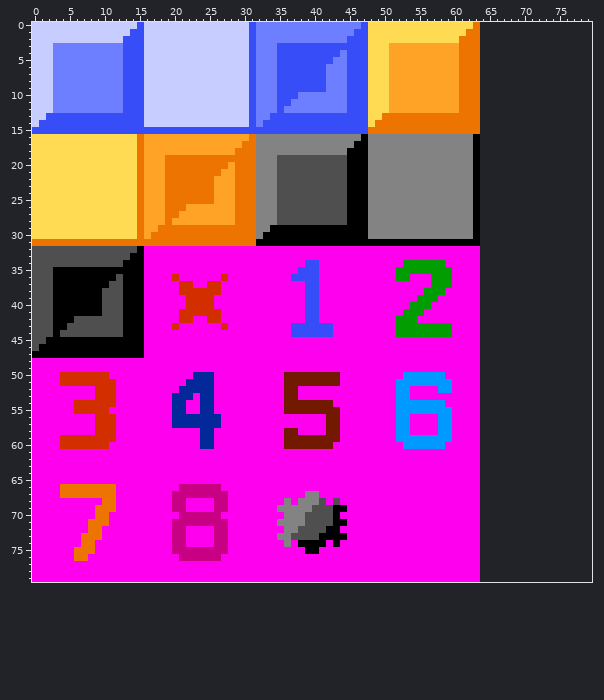
Sprite sheet -- minesweeper/src/gfx/tiles16.png. The picture above was drawn from the file before the commit.
The file is 64x80 pixels. The old version is drawn lined up with the new one, on the new canvas.
After:
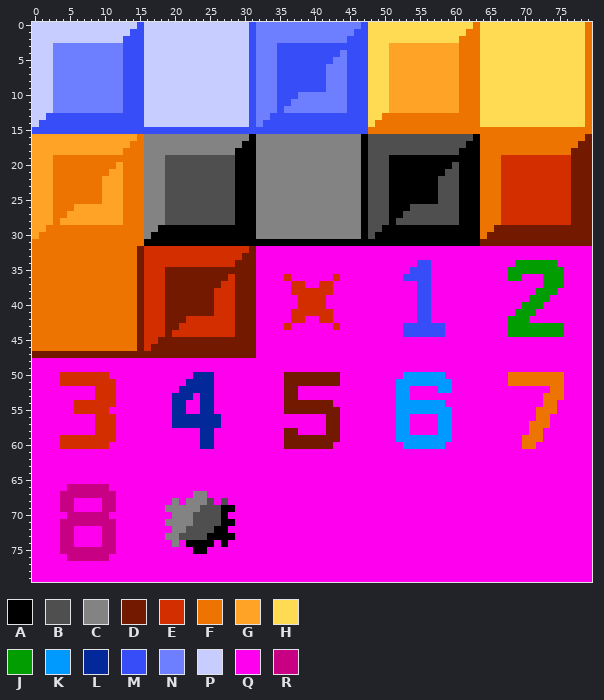
Palette (. is transparent): A #000000  B #4f4f4f  C #838383  D #721900  E #d22e00  F #ee7402  G #ffa327  H #ffdb54  J #029d00  K #009aff  L #02289a  M #374df7  N #6d7eff  P #c7cdff  Q #ff00ef  R #c70084
Difference:
canvas 64x80 -> 80x80
Changed rows in their new state; - is an unchanged pixel.
first column x 0:
 0 ----------------------------------------------------------------HHHHHHHHHHHHHHHF
 1 ----------------------------------------------------------------HHHHHHHHHHHHHHHF
 2 ----------------------------------------------------------------HHHHHHHHHHHHHHHF
 3 ----------------------------------------------------------------HHHHHHHHHHHHHHHF
 4 ----------------------------------------------------------------HHHHHHHHHHHHHHHF
 5 ----------------------------------------------------------------HHHHHHHHHHHHHHHF
 6 ----------------------------------------------------------------HHHHHHHHHHHHHHHF
 7 ----------------------------------------------------------------HHHHHHHHHHHHHHHF
 8 ----------------------------------------------------------------HHHHHHHHHHHHHHHF
 9 ----------------------------------------------------------------HHHHHHHHHHHHHHHF
10 ----------------------------------------------------------------HHHHHHHHHHHHHHHF
11 ----------------------------------------------------------------HHHHHHHHHHHHHHHF
12 ----------------------------------------------------------------HHHHHHHHHHHHHHHF
13 ----------------------------------------------------------------HHHHHHHHHHHHHHHF
14 ----------------------------------------------------------------HHHHHHHHHHHHHHHF
15 ----------------------------------------------------------------FFFFFFFFFFFFFFFF
16 GGGGGGGGGGGGGGG-CCCCCCCCCCCCCCCA----------------BBBBBBBBBBBBBBB-FFFFFFFFFFFFFFFD
17 GGGGGGGGGGGGGGF-CCCCCCCCCCCCCCAA--------------C-BBBBBBBBBBBBBBA-FFFFFFFFFFFFFFDD
18 GGGGGGGGGGGGGFF-CCCCCCCCCCCCCAAA-------------CC-BBBBBBBBBBBBBAA-FFFFFFFFFFFFFDDD
19 GGGFFFFFFFFFFFF-CCCBBBBBBBBBBAAA---CCCCCCCCCCCC-BBBAAAAAAAAAAAA-FFFEEEEEEEEEEDDD
20 GGGFFFFFFFFFGFF-CCCBBBBBBBBBBAAA---CCCCCCCCCCCC-BBBAAAAAAAAABAA-FFFEEEEEEEEEEDDD
21 GGGFFFFFFFFGGFF-CCCBBBBBBBBBBAAA---CCCCCCCCCCCC-BBBAAAAAAAABBAA-FFFEEEEEEEEEEDDD
22 GGGFFFFFFFGGGFF-CCCBBBBBBBBBBAAA---CCCCCCCCCCCC-BBBAAAAAAABBBAA-FFFEEEEEEEEEEDDD
23 GGGFFFFFFFGGGFF-CCCBBBBBBBBBBAAA---CCCCCCCCCCCC-BBBAAAAAAABBBAA-FFFEEEEEEEEEEDDD
24 GGGFFFFFFFGGGFF-CCCBBBBBBBBBBAAA---CCCCCCCCCCCC-BBBAAAAAAABBBAA-FFFEEEEEEEEEEDDD
25 GGGFFFFFFFGGGFF-CCCBBBBBBBBBBAAA---CCCCCCCCCCCC-BBBAAAAAAABBBAA-FFFEEEEEEEEEEDDD
26 GGGFFFGGGGGGGFF-CCCBBBBBBBBBBAAA---CCCCCCCCCCCC-BBBAAABBBBBBBAA-FFFEEEEEEEEEEDDD
27 GGGFFGGGGGGGGFF-CCCBBBBBBBBBBAAA---CCCCCCCCCCCC-BBBAABBBBBBBBAA-FFFEEEEEEEEEEDDD
28 GGGFGGGGGGGGGFF-CCCBBBBBBBBBBAAA---CCCCCCCCCCCC-BBBABBBBBBBBBAA-FFFEEEEEEEEEEDDD
29 GGFFFFFFFFFFFFF-CCAAAAAAAAAAAAAA--CCCCCCCCCCCCC-BBAAAAAAAAAAAAA-FFDDDDDDDDDDDDDD
30 GFFFFFFFFFFFFFF-CAAAAAAAAAAAAAAA-CCCCCCCCCCCCCC-BAAAAAAAAAAAAAA-FDDDDDDDDDDDDDDD
31 ----------------AAAAAAAAAAAAAAAA--------------------------------DDDDDDDDDDDDDDDD
32 FFFFFFFFFFFFFFFDEEEEEEEEEEEEEEED--------------------------------QQQQQQQQQQQQQQQQ
33 FFFFFFFFFFFFFFFDEEEEEEEEEEEEEEDD--------------------------------QQQQQQQQQQQQQQQQ
34 FFFFFFFFFFFFFFFDEEEEEEEEEEEEEDDD-------QQ------------QQMMQQ-----QQQQQJJJJJJQQQQQ
35 FFFFFFFFFFFFFFFDEEEDDDDDDDDDDDDD------QQQ-----------QQMMMQQQ----QQQQJJJJJJJJQQQQ
36 FFFFFFFFFFFFFFFDEEEDDDDDDDDDEDDD----EQQQQ--E--------QMMMMQQQ----QQQQJJQQQJJJQQQQ
37 FFFFFFFFFFFFFFFDEEEDDDDDDDDEEDDD-----EEQQEE------------MMQQQ----QQQQQQQQQJJJQQQQ
38 FFFFFFFFFFFFFFFDEEEDDDDDDD-EEDDD-----EEEEEE------------MMQQ-----QQQQQQQQJJJQQQQQ
39 FFFFFFFFFFFFFFFDEEEDDDDDDDEEEDDD------EEEE-------------MMQ------QQQQQQQJJJQQQQQQ
40 FFFFFFFFFFFFFFFDEEEDDDDDDDEEEDDD------EEEE------------QMM-------QQQQQQJJJQQQQQQQ
41 FFFFFFFFFFFFFFFDEEEDDDDDDD-EEDDD-----EEEEEE----------QQMM-------QQQQQJJJQQQQQQQQ
42 FFFFFFFFFFFFFFFDEEEDDD-EE--EEDDD-----EEQQEE---------QQQMM-------QQQQJJJQQQQQQQQQ
43 FFFFFFFFFFFFFFFDEEEDDEEEEEE-EDDD----EQQQQQQE--------QMMMMMMQ----QQQQJJJJJJJJQQQQ
44 FFFFFFFFFFFFFFFDEEEDEEEEEEEEEDDD-----QQQQQQ---------QMMMMMMQ----QQQQJJJJJJJJQQQQ
45 FFFFFFFFFFFFFFFDEEDDDDDDDDDDDDDD--------------------------------QQQQQQQQQQQQQQQQ
46 FFFFFFFFFFFFFFFDEDDDDDDDDDDDDDDD--------------------------------QQQQQQQQQQQQQQQQ
47 DDDDDDDDDDDDDDDDDDDDDDDDDDDDDDDD--------------------------------QQQQQQQQQQQQQQQQ
48 ----------------------------------------------------------------QQQQQQQQQQQQQQQQ
49 ----------------------------------------------------------------QQQQQQQQQQQQQQQQ
50 ----------------------------------------------------------------QQQQFFFFFFFFQQQQ
51 ----------------------------------------------------------------QQQQFFFFFFFFQQQQ
52 ----------------------------------------------------------------QQQQQQQQQQFFQQQQ
53 ----------------------------------------------------------------QQQQQQQQQFFFQQQQ
54 ----------------------------------------------------------------QQQQQQQQQFFQQQQQ
55 ----------------------------------------------------------------QQQQQQQQFFFQQQQQ
56 ----------------------------------------------------------------QQQQQQQQFFQQQQQQ
57 ----------------------------------------------------------------QQQQQQQFFFQQQQQQ
58 ----------------------------------------------------------------QQQQQQQFFQQQQQQQ
59 ----------------------------------------------------------------QQQQQQFFFQQQQQQQ
60 ----------------------------------------------------------------QQQQQQFFQQQQQQQQ
61 ----------------------------------------------------------------QQQQQQQQQQQQQQQQ
62 ----------------------------------------------------------------QQQQQQQQQQQQQQQQ
63 ----------------------------------------------------------------QQQQQQQQQQQQQQQQ
64 ----------------------------------------------------------------QQQQQQQQQQQQQQQQ
65 ----------------------------------------------------------------QQQQQQQQQQQQQQQQ
66 ----QRRRRRRQ---------QQQQQQ-------------------------------------QQQQQQQQQQQQQQQQ
67 ----RRRRRRRR--------QQQCCQQQ-----------QQ-----------------------QQQQQQQQQQQQQQQQ
68 ----RR----RR--------CQCCCBQB--------Q-QQQQ-Q--------------------QQQQQQQQQQQQQQQQ
69 ----RR---QRR-------CCCCCBBBAA------QQQQQQQQQQ-------------------QQQQQQQQQQQQQQQQ
70 -----RRRRRR---------CCCBBBBA--------QQQQQQQQ--------------------QQQQQQQQQQQQQQQQ
71 ----RRRRRRRR-------CCCCBBBBAA------QQQQQQQQQQ-------------------QQQQQQQQQQQQQQQQ
72 ----RR--QQRR--------CCBBBBAA--------QQQQQQQQ--------------------QQQQQQQQQQQQQQQQ
73 ----RR-QQQRR-------CCBBBBAAAA------QQQQQQQQQQ-------------------QQQQQQQQQQQQQQQQ
74 ----RR-QQ-RR--------CQAAAAQA--------Q-QQQQ-Q--------------------QQQQQQQQQQQQQQQQ
75 ----RRRRRRRR--------QQQAAQQQ-----------QQ-----------------------QQQQQQQQQQQQQQQQ
76 -----RRRRRR----------QQQQQQ-------------------------------------QQQQQQQQQQQQQQQQ
77 ----------------------------------------------------------------QQQQQQQQQQQQQQQQ
78 ----------------------------------------------------------------QQQQQQQQQQQQQQQQ
79 ----------------------------------------------------------------QQQQQQQQQQQQQQQQ
Pixel boxes of the changes (left, top, right, bottom) in both pictures:
changed: (32, 22, 592, 582)
